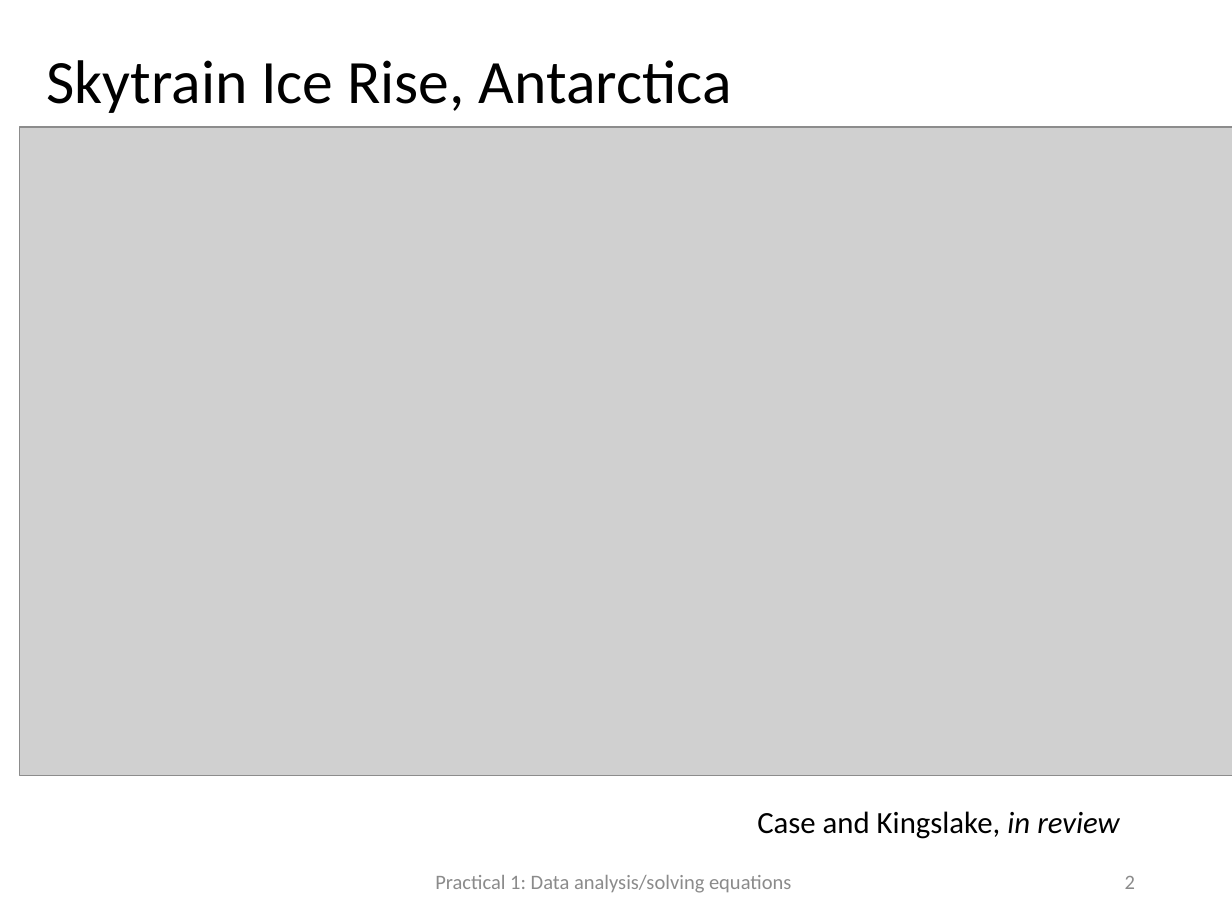
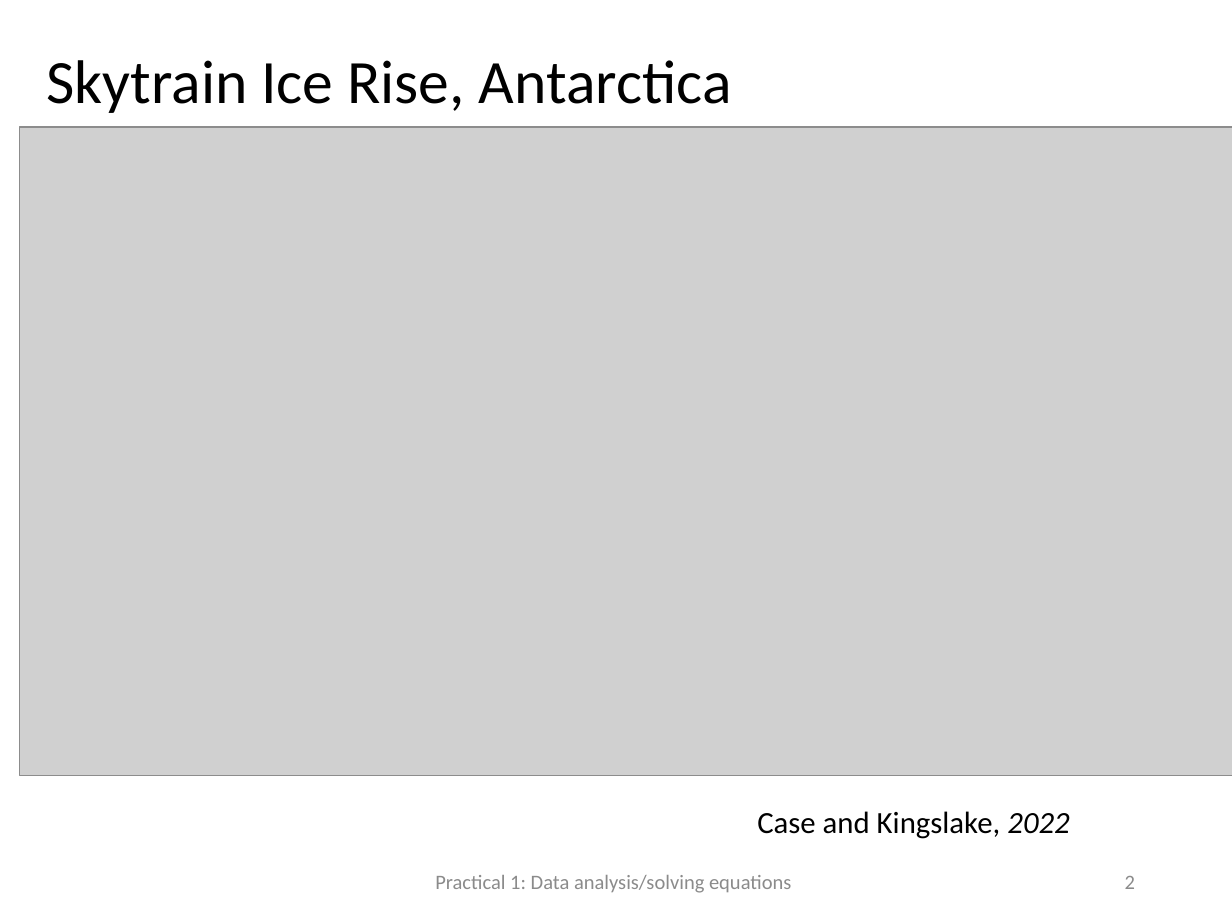
Before and after one commit to ldeo-glaciology/glaciology_practical, a slide deck: slide 2 of slides/practicals/P1_EESCGU4220_DataAnalysisEquations_2025.pptx. Drawn at 1232x924 pixels with LibreOffice and Linux fonts; fonts in the diff are those of the drawing; grey boxes stand for pictures. Boxes give left, top, right and bottom in pixels: in the first picture for what was removed or moved away, otherwise in the second. Text is boxed around its words. In the diff, an @@ line names an element or a change of style, - is before the commit and + after.

Commit message:
add P4 notebooks and some other ppts

```diff
--- a/slides/practicals/P1_EESCGU4220_DataAnalysisEquations_2025.pptx
+++ b/slides/practicals/P1_EESCGU4220_DataAnalysisEquations_2025.pptx
@@ text at box(757, 811, 1069, 839): text changed @@
-Case and Kingslake, in review
+Case and Kingslake, 2022
```
Also in this commit, not shown: 9 other files.
